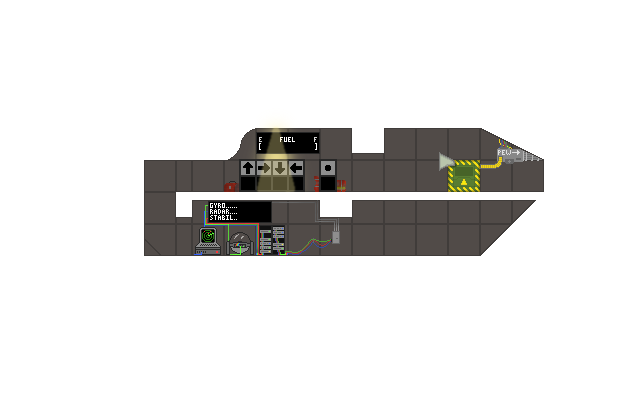
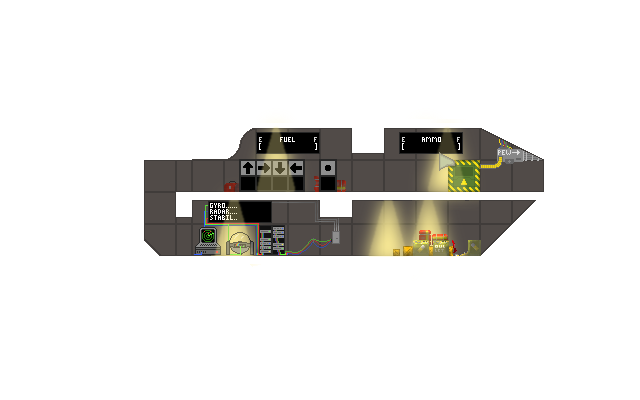
Two versions of the same layered image (640x400). Layer-by-layer changes:
added layer "Light copy" (23%) in group "Gun" over [426, 126, 468, 192]
moved "AmmoHopper" into group "Gun" over [439, 152, 477, 192]
added layer "Screen copy" in group "Gun" over [399, 132, 463, 154]
added layer "Light copy 2" (32%) in group "Navigation" over [213, 191, 255, 256]
renamed "Screen copy" to "Scree", moved it into group "Navigation" over [222, 201, 246, 223]
moved "Light" into group "Thrusters Gas" over [257, 125, 295, 128]
removed layer "Layer 21 copy" from group "Subsystems" over [237, 123, 295, 201]
added group "Cargo Bay Set" with 4 layers in group "Subsystems" over [195, 115, 482, 267]
added layer "Light copy 4" (23%) in group "Cargo Bay Set" over [407, 191, 449, 256]
added layer "Light copy 3" (23%) in group "Cargo Bay Set" over [367, 200, 409, 257]
added layer "Ammo-2" in group "Cargo Bay Set" over [393, 230, 481, 256]
added layer "Light BG copy 2" in group "Cargo Bay Set" over [195, 115, 482, 267]
painted on "BG" (1st of 2, in "Ship Cutaway" › "Cutaway copy 2") over [192, 128, 255, 160]
